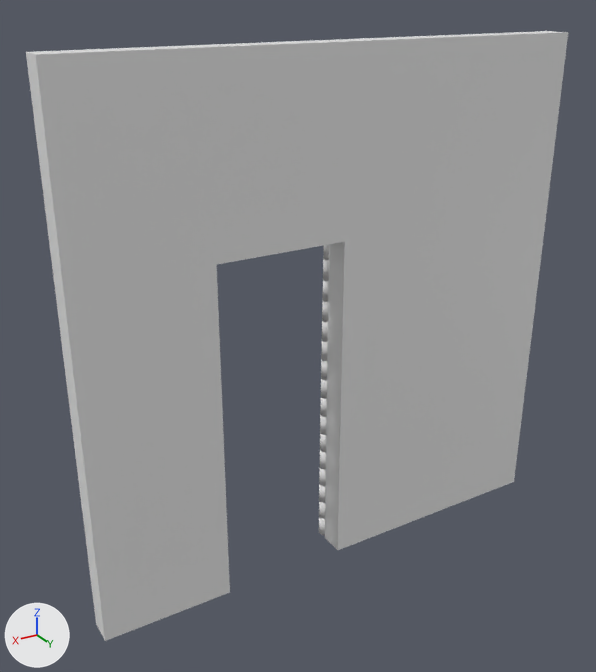
An edit to the Blender file Game Asset Pack/Assets/Meshes/LOD_A_FRONT_DOOR.blend, drawn before and after from the same camera.
Both versions are drawn from a camera (50 mm lens) standing at (5.2, 4.81, 4.31) and looking at (2.26, -0.09, 1.86). Lighting does not change. The marker at lower left points along +X, +Y and +Z.

Names of what the first picture shows: 'Archway array', 'LOD_B_FRONT_DOOR'.
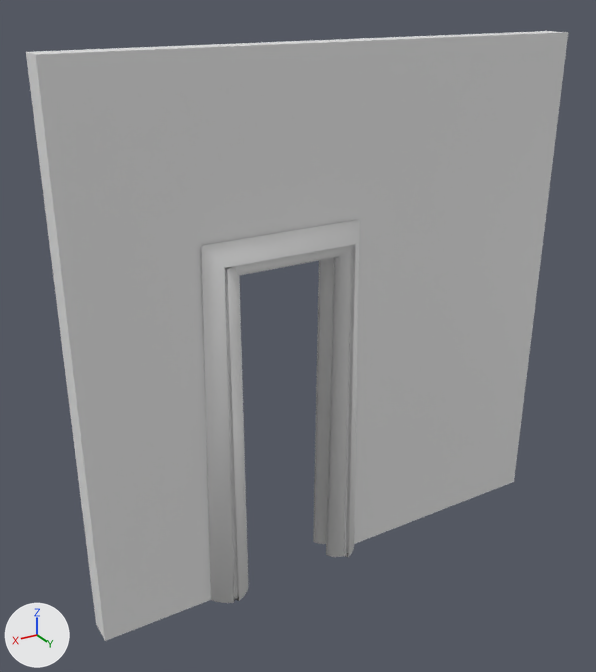
Changed parts and their boxes [x1, y1, x2, y2] in the pictures (596 x 672 px):
'Archway Path', shown: after [201, 220, 360, 603]
'Archway array', unchanged, covered by the edit: before [319, 245, 329, 535]

Diff of the bpy script that builds the scene:
```diff
--- a/Game Asset Pack/Assets/Meshes/LOD_A_FRONT_DOOR.blend.py
+++ b/Game Asset Pack/Assets/Meshes/LOD_A_FRONT_DOOR.blend.py
@@ ob_archway_path @@
 ob_archway_path.scale = (1.0, 0.8, 1.33)
-ob_archway_path.hide_viewport = True
```
